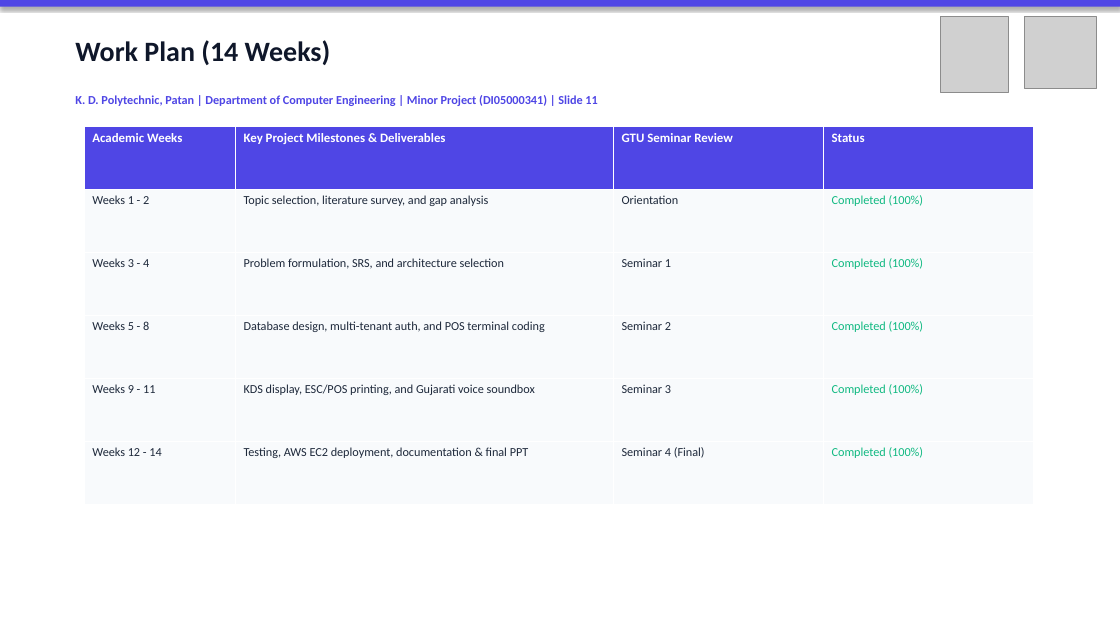
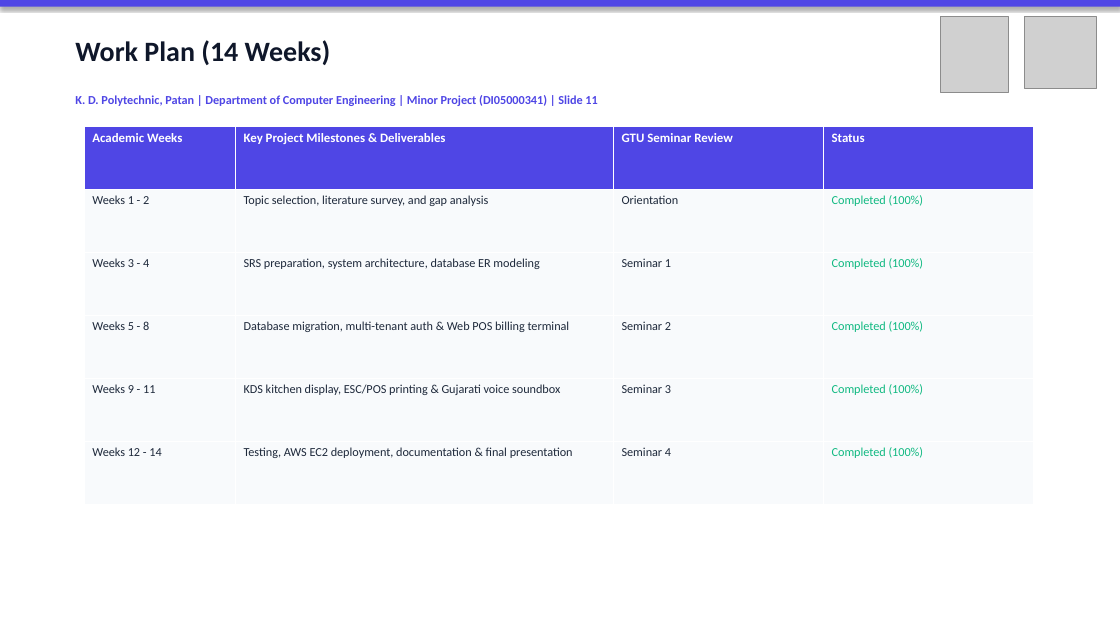
Before and after one commit to Shubh-Patel-07/DineFlow-AI, a slide deck: slide 11 of docs/DineFlow_AI_GTU_Minor_Project_Presentation.pptx. Drawn at 1120x630 pixels with LibreOffice and Linux fonts; fonts in the diff are those of the drawing; grey boxes stand for pictures. Boxes give left, top, right and bottom in pixels: in the first picture for what was removed or moved away, otherwise in the second. Text is boxed around its words. In the diff, an @@ line names an element or a change of style, - is before the commit and + after.

```diff
--- a/docs/DineFlow_AI_GTU_Minor_Project_Presentation.pptx
+++ b/docs/DineFlow_AI_GTU_Minor_Project_Presentation.pptx
@@ table at (84,126,1033,504) @@
-row 3, column 2: Problem formulation, SRS, and architecture selection
+row 3, column 2: SRS preparation, system architecture, database ER modeling
-row 4, column 2: Database design, multi-tenant auth, and POS terminal coding
+row 4, column 2: Database migration, multi-tenant auth & Web POS billing terminal
-row 5, column 2: KDS display, ESC/POS printing, and Gujarati voice soundbox
+row 5, column 2: KDS kitchen display, ESC/POS printing & Gujarati voice soundbox
-row 6, column 2: Testing, AWS EC2 deployment, documentation & final PPT
+row 6, column 2: Testing, AWS EC2 deployment, documentation & final presentation
-row 6, column 3: Seminar 4 (Final)
+row 6, column 3: Seminar 4
```
Also in this commit, not shown: 9 other slides changed, 1 slide added, 1 slide removed, 1 other file.
